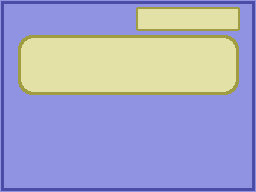
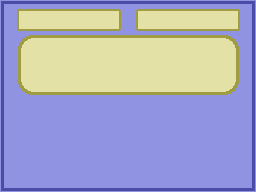
Layers edited between the first and the second (256, 192) image:
painted on "Capa nueva#1" over [17, 7, 240, 31]
